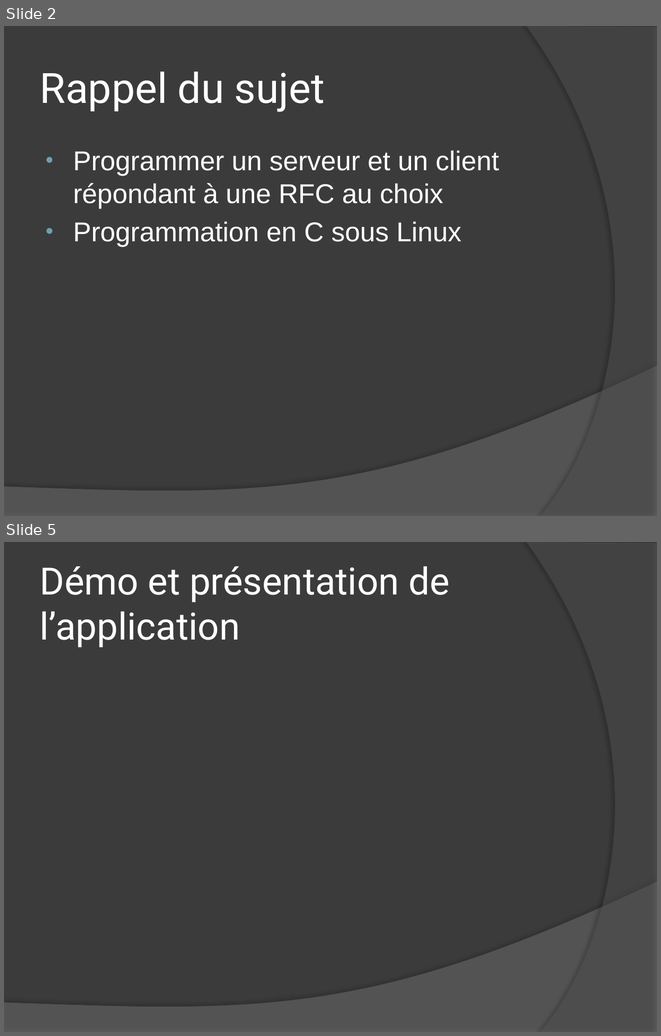
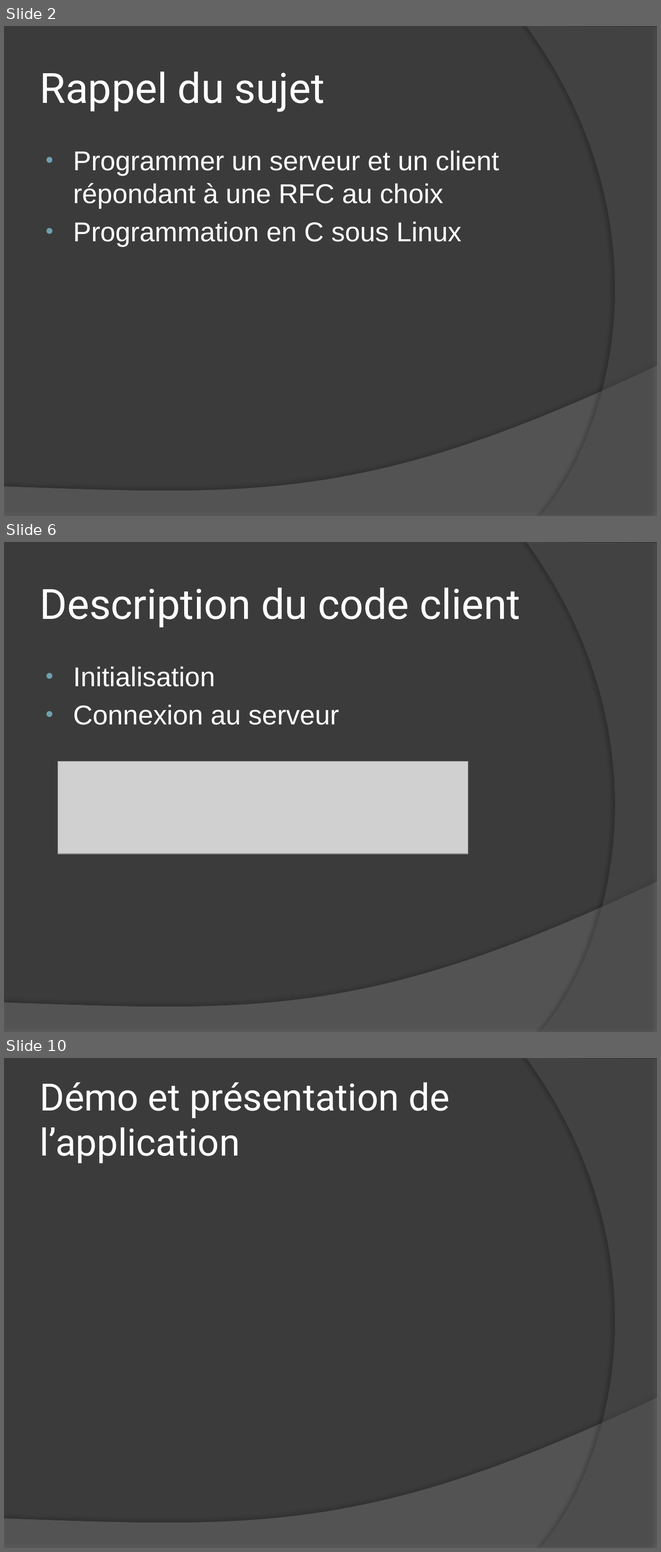
Before and after one commit to antoineludwig/Projet-Reseau, a slide deck: document/PresentationReseau.pptx. Shown one above the other, each under a label of ours: slides 2 and 5 before the commit, slides 2, 6 and 10 after it; the slides between them are not shown. The pictures are 661x1036 and 661x1552 pixels, drawn with LibreOffice and Linux fonts; fonts in the diff are those of the drawing; grey boxes stand for pictures. Boxes give left, top, right and bottom in pixels: in the first picture for what was removed or moved away, otherwise in the second. Text is boxed around its words. In the diff, an @@ line names an element or a change of style, - is before the commit and + after.

```diff
--- a/document/PresentationReseau.pptx
+++ b/document/PresentationReseau.pptx
@@ slide 6 added at [4, 542, 657, 1032], background #3B3B3B; not listed: 2 template elements that a slide beside it also shows @@
@@ title added at [40, 588, 520, 627], 46 pt, text #FFFFFF @@
+Description du code client
@@ text added at [73, 667, 339, 725], 30 pt, text #FFFFFF @@
+• Initialisation
+• Connexion au serveur
@@ picture added at [58, 761, 468, 854] @@
@@ what was slide 5 is now slide 10 @@
```
Also in this commit, not shown: 2 slides changed, 4 other slides added.
